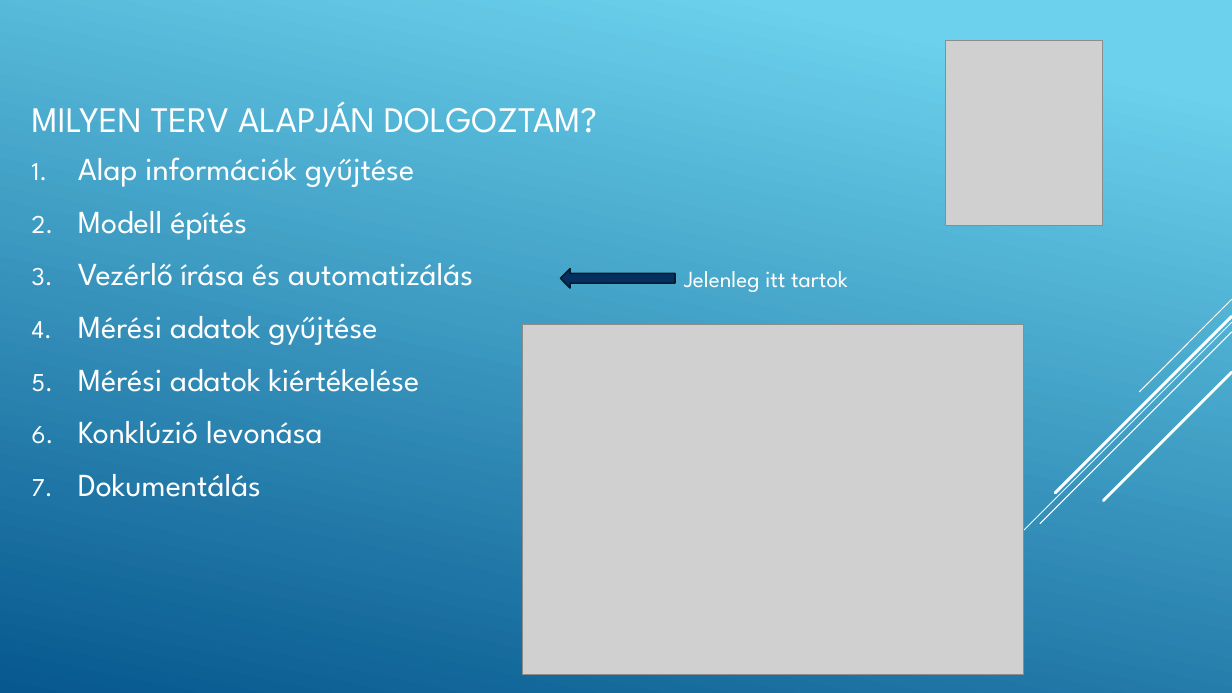
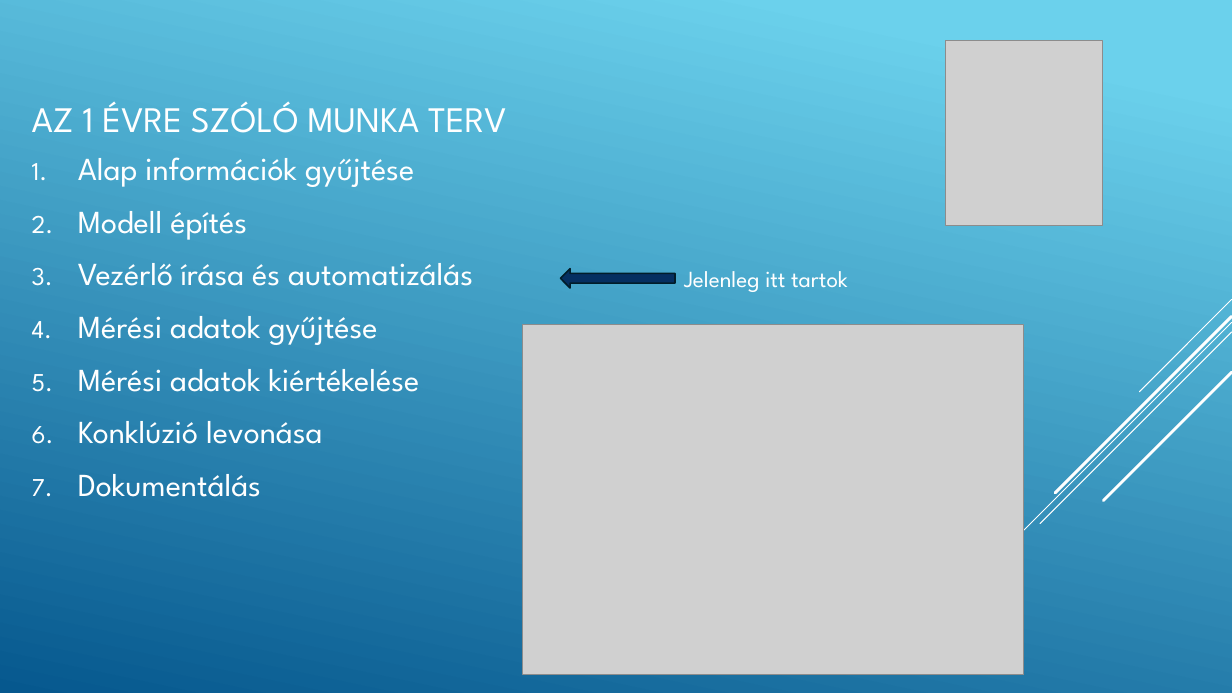
Before and after one commit to fausztmark/projektjeim, a slide deck: slide 4 of önlab/UTYEC2.pptx. Drawn at 1232x693 pixels with LibreOffice and Linux fonts; fonts in the diff are those of the drawing; grey boxes stand for pictures. Boxes give left, top, right and bottom in pixels: in the first picture for what was removed or moved away, otherwise in the second. Text is boxed around its words. In the diff, an @@ line names an element or a change of style, - is before the commit and + after.

```diff
--- a/önlab/UTYEC2.pptx
+++ b/önlab/UTYEC2.pptx
@@ title at box(32, 101, 506, 133): text changed @@
-MILYEN TERV ALAPJÁN DOLGOZTAM?
+AZ 1 ÉVRE SZÓLÓ MUNKA TERV
```
Also in this commit, not shown: 3 other slides changed, 1 slide added, 1 slide removed, 2 other files.
